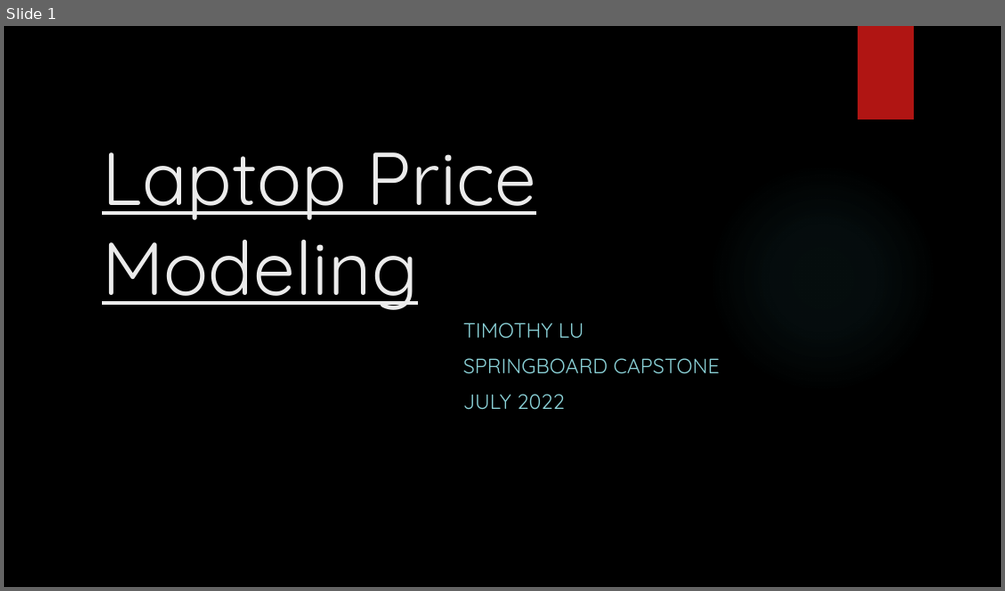
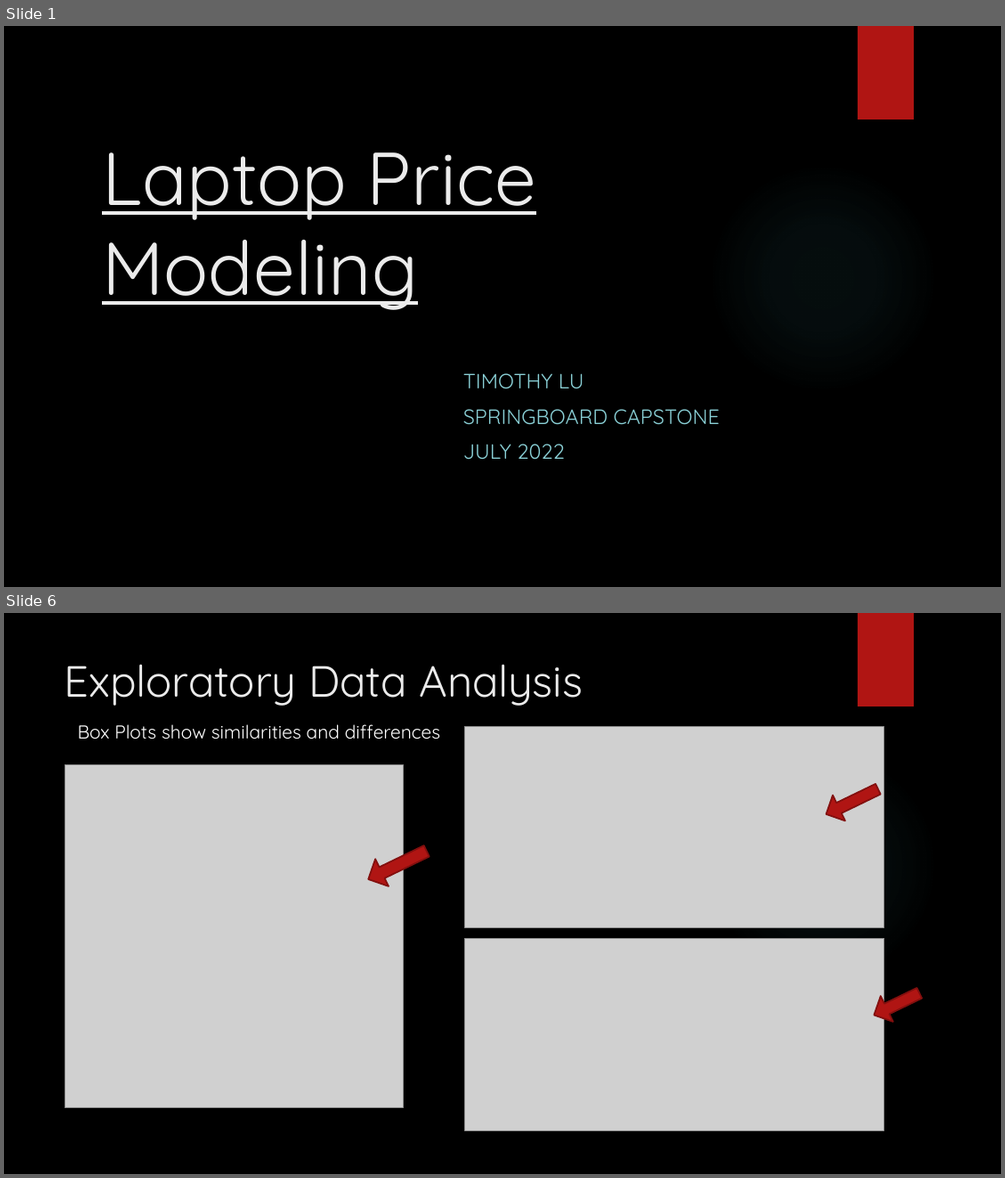
Before and after one commit to lutimoth/LaptopPriceModeling, a slide deck: reports and metrics/Laptop_Capstone_Presentation.pptx. Shown one above the other, each under a label of ours: slide 1 before the commit, slides 1 and 6 after it; the slides between them are not shown. The pictures are 1005x591 and 1005x1178 pixels, drawn with LibreOffice and Linux fonts; fonts in the diff are those of the drawing; grey boxes stand for pictures; background and template pictures are left out. Boxes give left, top, right and bottom in pixels: in the first picture for what was removed or moved away, otherwise in the second. Text is boxed around its words. In the diff, an @@ line names an element or a change of style, - is before the commit and + after.

Commit message:
Updating for final submission
Created graph image for XGBoost tree, finished final powerpoint, created some other images, updated the Laptop Pricing Model notebook for more detail and cluster understanding

```diff
--- a/reports and metrics/Laptop_Capstone_Presentation.pptx
+++ b/reports and metrics/Laptop_Capstone_Presentation.pptx
@@ slide 6 added at (4, 613, 1001, 1174), background picture (left out); not listed: 2 template elements that a slide beside it also shows @@
@@ title added at (65, 664, 582, 706), 42 pt, text #EBEBEB @@
+Exploratory Data Analysis
@@ text added at (78, 724, 440, 739), 18 pt, text #FFFFFF @@
+Box Plots show similarities and differences
@@ picture added at (465, 727, 884, 928) @@
@@ picture added at (65, 765, 404, 1108) @@
@@ left arrow added at (820, 776, 884, 827), fill #B01513, outline #82100E 1.5 pt @@
@@ left arrow added at (362, 837, 434, 893), fill #B01513, outline #82100E 1.5 pt @@
@@ picture added at (465, 938, 884, 1130) @@
@@ left arrow added at (868, 981, 925, 1028), fill #B01513, outline #82100E 1.5 pt @@
@@ slide 1 changed as well @@
@@ subtitle "TIMOTHY LU": place and size @@
-subtitle "TIMOTHY LU" at (463, 322, 720, 410)
+subtitle "TIMOTHY LU" at (463, 373, 720, 459)
```
Also in this commit, not shown: 7 other slides changed, 7 other slides added, 6 slides removed, 5 other files.
